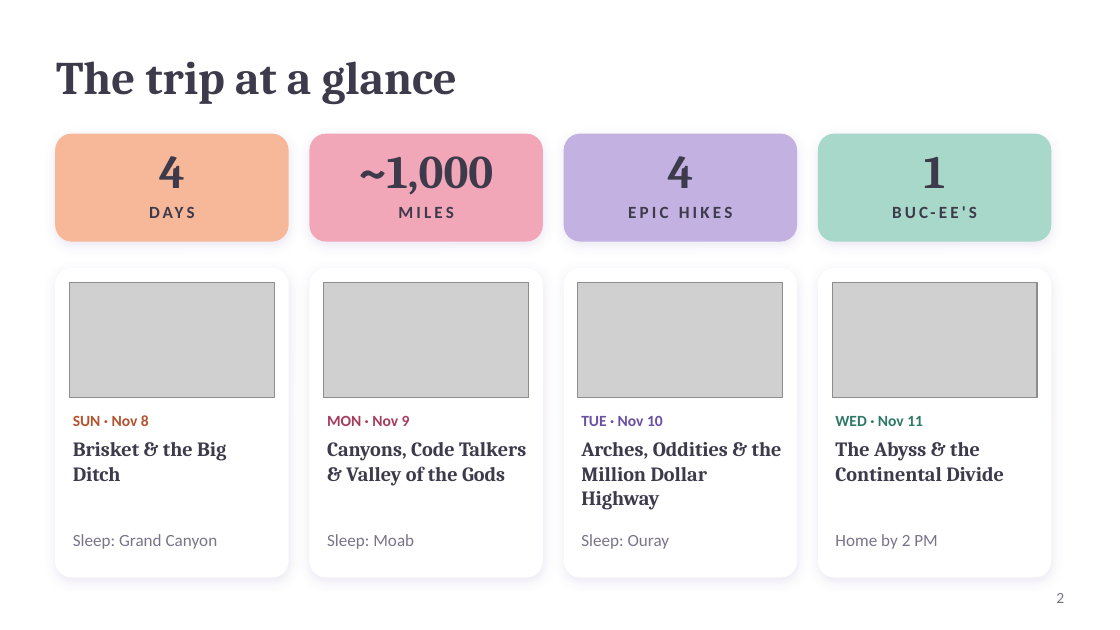
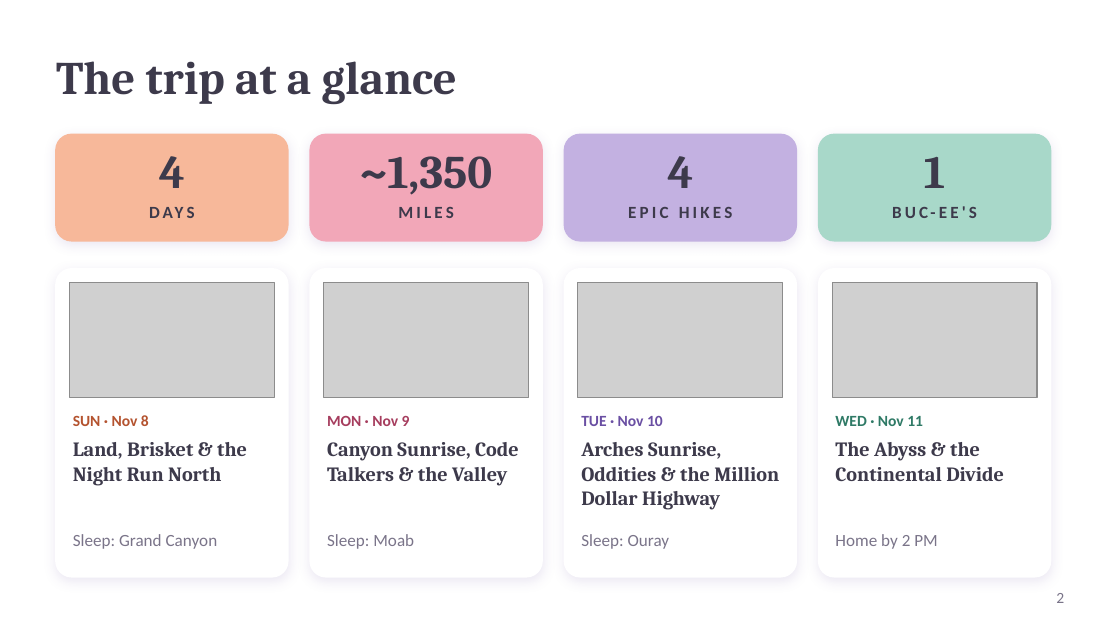
Before and after one commit to kohl-crypto/desert-to-divide, a slide deck: slide 2 of Desert-to-Divide-Tour-Guide.pptx. Drawn at 1120x630 pixels with LibreOffice and Linux fonts; fonts in the diff are those of the drawing; grey boxes stand for pictures. Boxes give left, top, right and bottom in pixels: in the first picture for what was removed or moved away, otherwise in the second. Text is boxed around its words. In the diff, an @@ line names an element or a change of style, - is before the commit and + after.

```diff
--- a/Desert-to-Divide-Tour-Guide.pptx
+++ b/Desert-to-Divide-Tour-Guide.pptx
@@ text at (360,156,493,195): text changed @@
-~1,000
+~1,350
@@ text at (73,442,247,486): text changed @@
-Brisket & the Big Ditch
+Land, Brisket & the Night Run North
@@ text at (327,442,519,486): text changed @@
-Canyons, Code Talkers & Valley of the Gods
+Canyon Sunrise, Code Talkers & the Valley
@@ text at (581,442,779,510): text changed @@
-Arches, Oddities & the Million Dollar Highway
+Arches Sunrise, Oddities & the Million Dollar Highway
```
Also in this commit, not shown: 13 other slides changed, 1 slide added, 1 slide removed, 4 other files.
